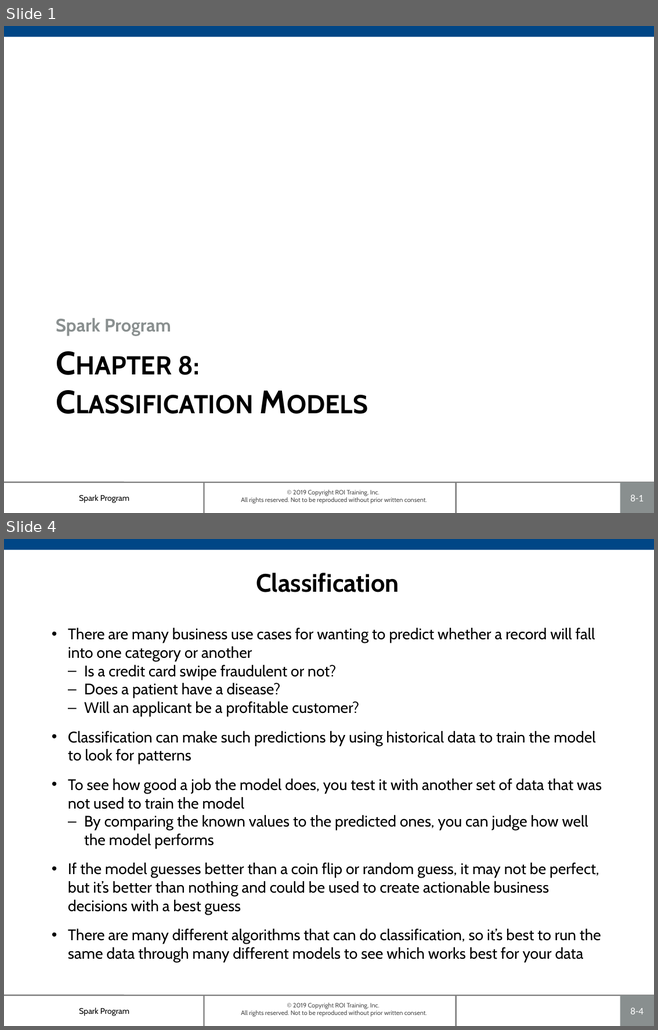
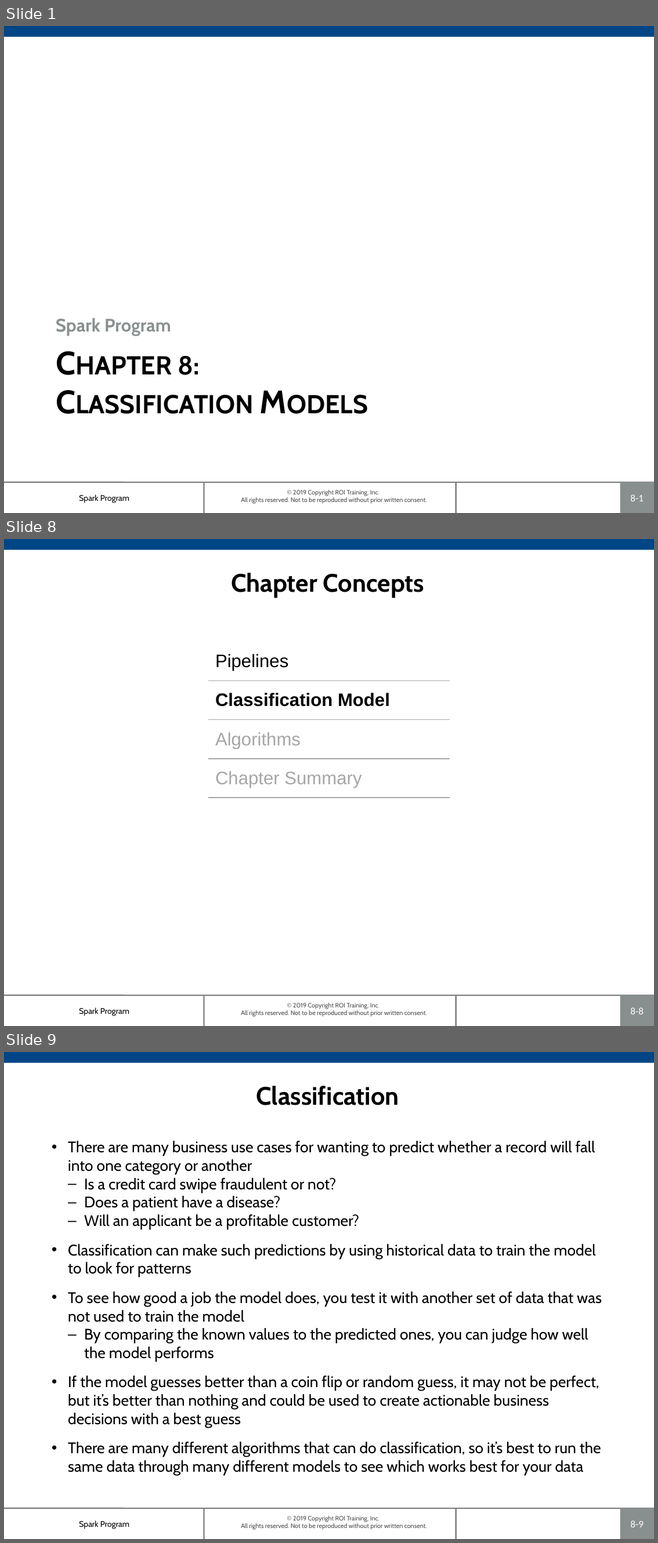
Before and after one commit to roitraining/SparkProgram, a slide deck: Day7-ClassificationAnalysis/Ch08-ClassificationModels.pptx. Shown one above the other, each under a label of ours: slides 1 and 4 before the commit, slides 1, 8 and 9 after it; the slides between them are not shown. The pictures are 658x1030 and 658x1543 pixels, drawn with LibreOffice and Linux fonts; fonts in the diff are those of the drawing; background and template pictures are left out. Boxes give left, top, right and bottom in pixels: in the first picture for what was removed or moved away, otherwise in the second. Text is boxed around its words. In the diff, an @@ line names an element or a change of style, - is before the commit and + after.

```diff
--- a/Day7-ClassificationAnalysis/Ch08-ClassificationModels.pptx
+++ b/Day7-ClassificationAnalysis/Ch08-ClassificationModels.pptx
@@ slide 8 added at (x1=4, y1=539, x2=654, y2=1026), background #FFFFFF; not listed: 7 template elements that a slide beside it also shows @@
@@ title added at (x1=231, y1=573, x2=424, y2=598), 28 pt, text #000000, bold @@
+Chapter Concepts
@@ table added at (x1=209, y1=642, x2=449, y2=798), 4 rows, 1 columns @@
+Pipelines
+Classification Model
+Algorithms
+Chapter Summary
@@ what was slide 4 is now slide 9 @@
@@ page number at (x1=630, y1=1521, x2=643, y2=1528): text changed @@
-8-4
+8-9
```
Also in this commit, not shown: 7 slides changed, 4 other slides added, 1 other file.
